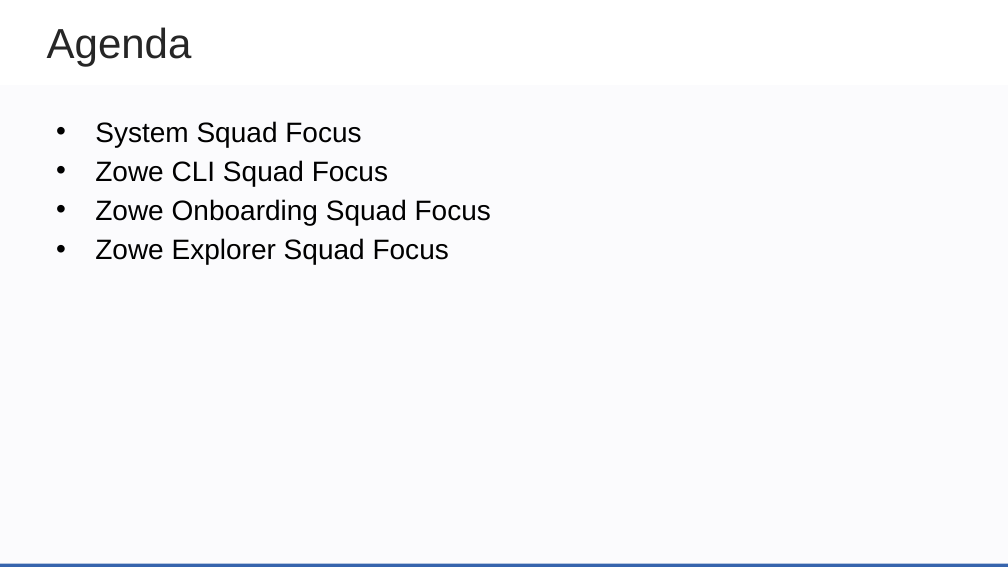
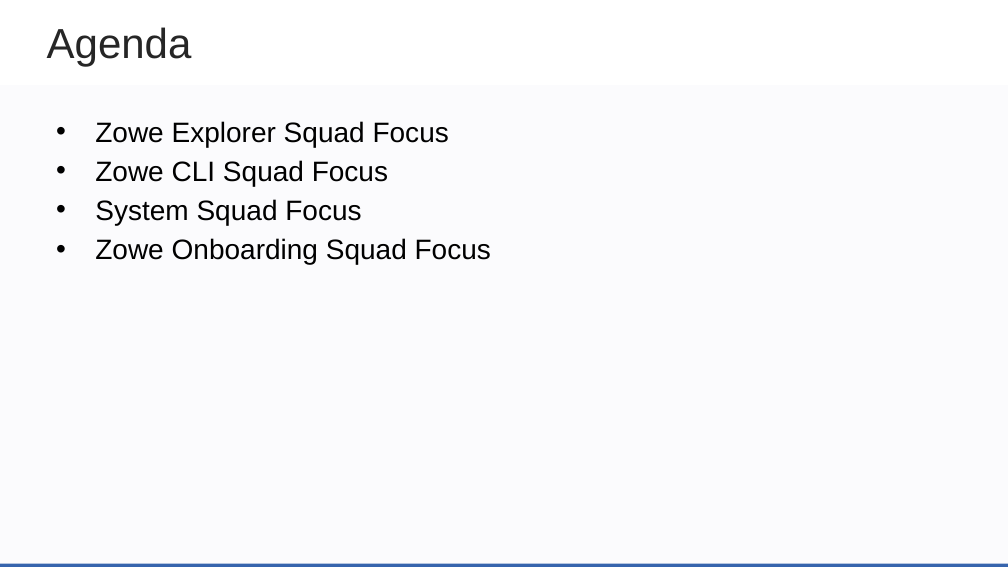
Before and after one commit to zowe/community, a slide deck: slide 3 of Project Management/PI Planning/20PI4 Planning/Zowe Community Squad Focus for 20PI4.pptx. Drawn at 1008x567 pixels with LibreOffice and Linux fonts; fonts in the diff are those of the drawing; background and template pictures are left out. Boxes give left, top, right and bottom in pixels: in the first picture for what was removed or moved away, otherwise in the second. Text is boxed around its words. In the diff, an @@ line names an element or a change of style, - is before the commit and + after.

```diff
--- a/Project Management/PI Planning/20PI4 Planning/Zowe Community Squad Focus for 20PI4.pptx
+++ b/Project Management/PI Planning/20PI4 Planning/Zowe Community Squad Focus for 20PI4.pptx
@@ text at (95,121,449,186): paragraphs added @@
+• Zowe Explorer Squad Focus
+• Zowe CLI Squad Focus
@@ text at (95,238,449,264): paragraph removed @@
-• Zowe Explorer Squad Focus
```
Also in this commit, not shown: 1 other slide changed.
